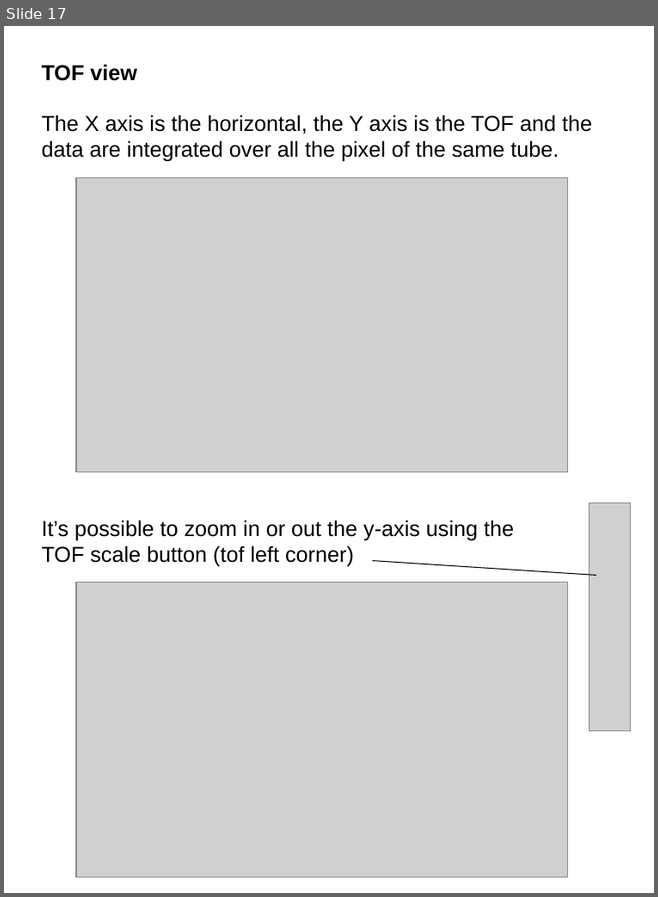
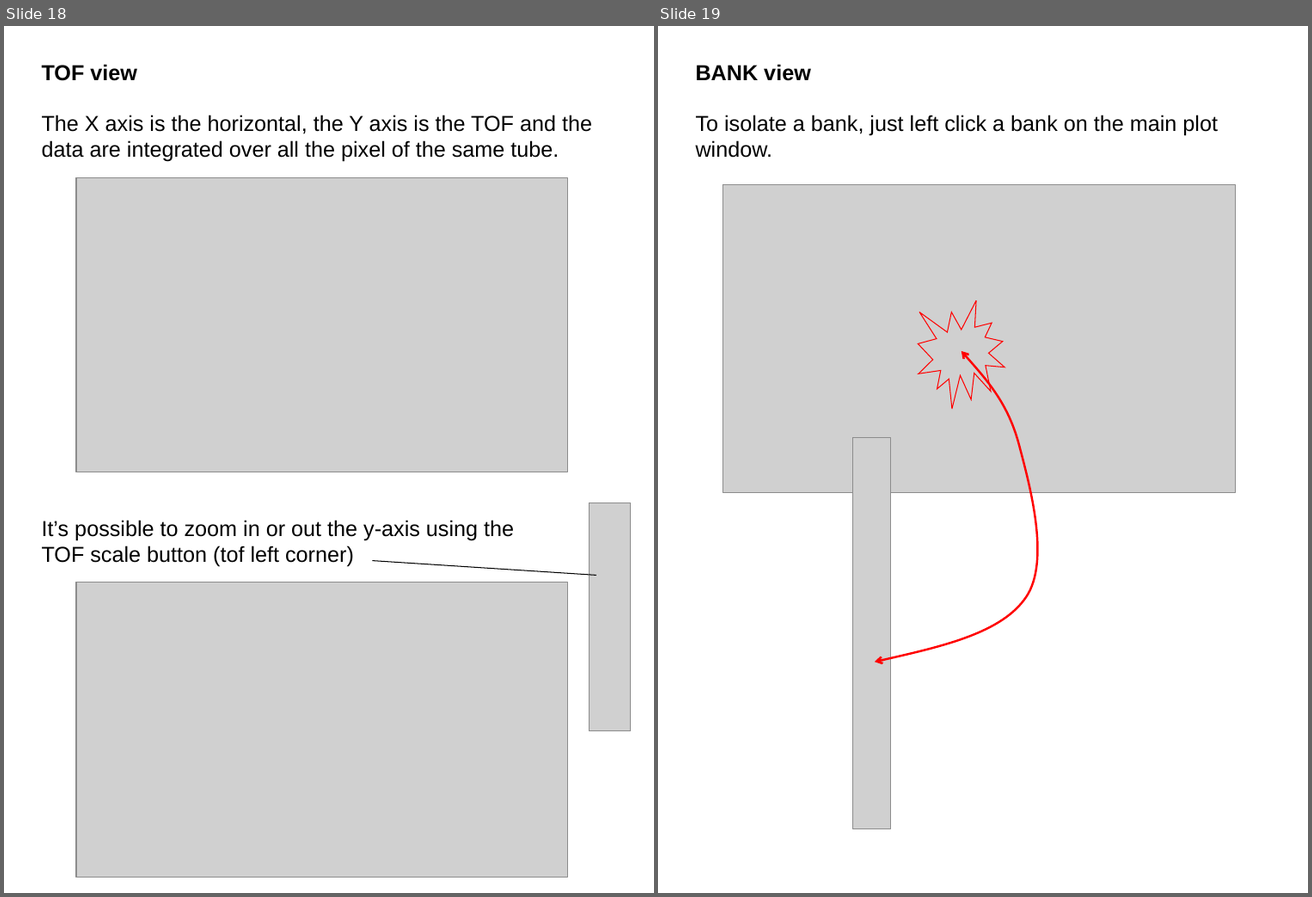
Before and after one commit to ornl-ndav/IdlGui, a slide deck: 1.0/doc/plotARCS_manual.ppt. Shown side by side, each under a label of ours: slide 17 before the commit, slides 18 and 19 after it. The pictures are 658x897 and 1312x897 pixels, drawn with LibreOffice and Linux fonts; fonts in the diff are those of the drawing; grey boxes stand for pictures. Boxes give left, top, right and bottom in pixels: in the first picture for what was removed or moved away, otherwise in the second. Text is boxed around its words. In the diff, an @@ line names an element or a change of style, - is before the commit and + after.

```diff
--- a/1.0/doc/plotARCS_manual.ppt
+++ b/1.0/doc/plotARCS_manual.ppt
@@ slide 19 added at bbox=[658, 26, 1308, 893], background #FFFFFF @@
@@ text added at bbox=[696, 64, 811, 81], 18 pt, text #000000, bold @@
+BANK view
@@ text added at bbox=[696, 115, 1218, 158], 18 pt, text #000000 @@
+To isolate a bank, just left click a bank on the main plot window.
@@ picture added at bbox=[723, 184, 1235, 492] @@
@@ irregular seal added at bbox=[918, 301, 1005, 410], outline #FF0000 0.74 pt @@
@@ freeform shape added at bbox=[875, 351, 1051, 662], outline #FF0000 1.76 pt @@
@@ picture added at bbox=[853, 438, 890, 829] @@
@@ what was slide 17 is now slide 18 @@
```
Also in this commit, not shown: 4 slides changed, 6 other slides added, 1 slide removed.
